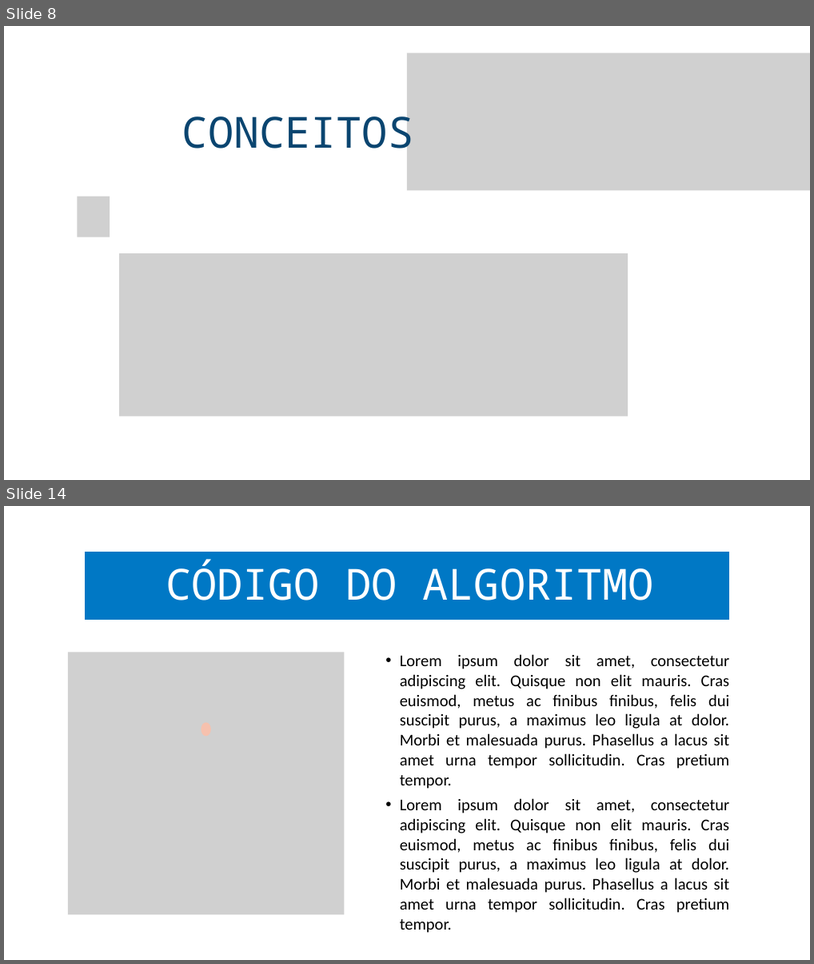
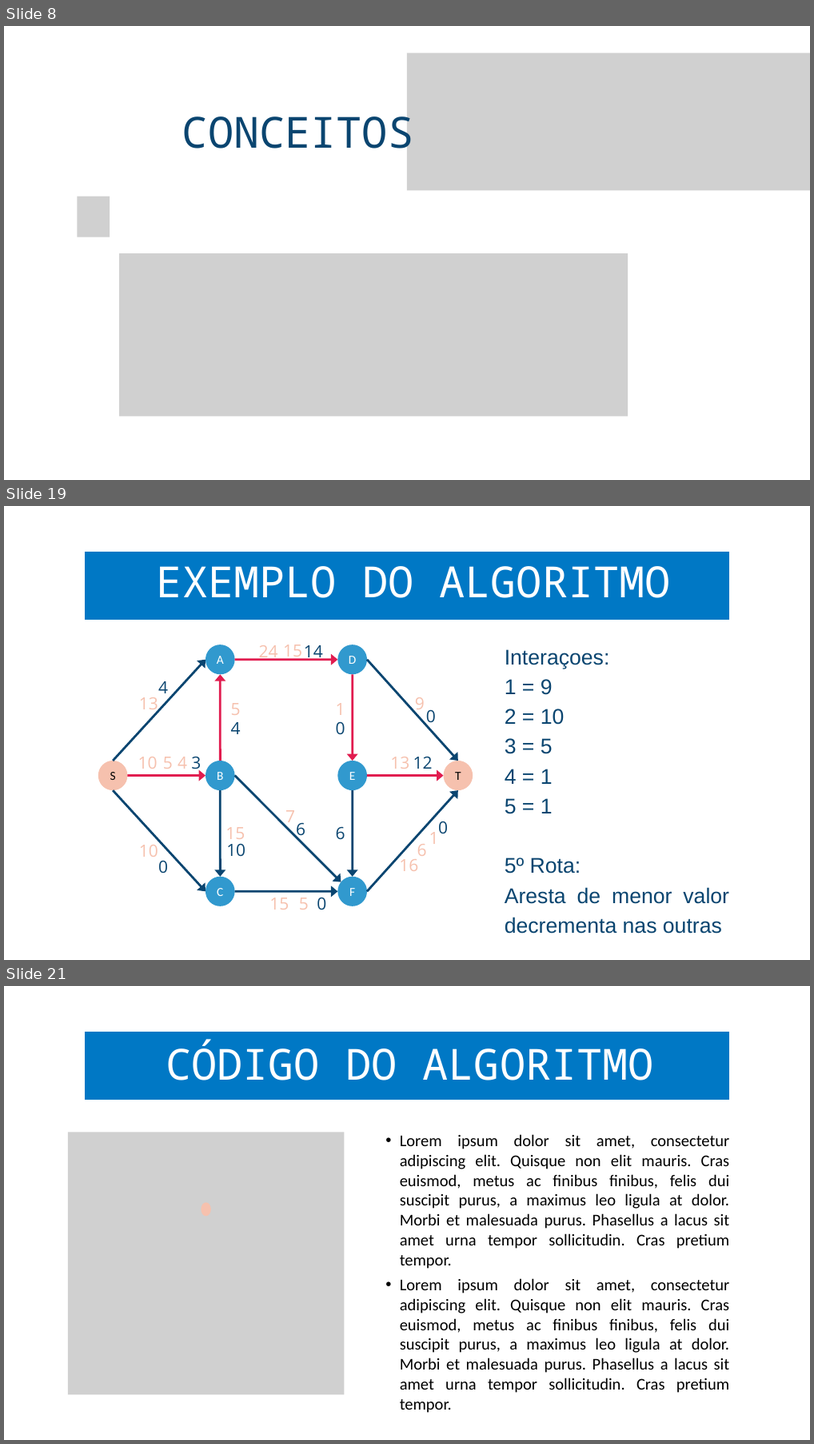
Before and after one commit to jair-ferreira-rodrigues-neto/seminario-grafos, a slide deck: docs/slides/Slides.pptx. Shown one above the other, each under a label of ours: slides 8 and 14 before the commit, slides 8, 19 and 21 after it; the slides between them are not shown. The pictures are 814x964 and 814x1444 pixels, drawn with LibreOffice and Linux fonts; fonts in the diff are those of the drawing; grey boxes stand for pictures; background and template pictures are left out. Boxes give left, top, right and bottom in pixels: in the first picture for what was removed or moved away, otherwise in the second. Text is boxed around its words. In the diff, an @@ line names an element or a change of style, - is before the commit and + after.

Commit message:
docs: adicionar slides do algoritmo com exemplo passo a passo

```diff
--- a/docs/slides/Slides.pptx
+++ b/docs/slides/Slides.pptx
@@ slide 19 added at bbox=[4, 506, 810, 960], background picture (left out) @@
@@ group added at bbox=[85, 551, 730, 933]: 41 texts, 13 arrows, 10 freeform shapes @@
+EXEMPLO DO ALGORITMO
+Interaçoes:
+1 = 9
+2 = 10
+3 = 5
+4 = 1
+5 = 1
+5º Rota:
+Aresta de menor valor decrementa nas outras
+13
+10
+13
+10
+24
+9
+1
+16
+15
+15
+6
+7
+5
+S
+A
+D
+T
+E
+B
+C
+F
+4
+15
+0
+0
+5
+6
+5
+10
+0
+1
+4
+6
+0
+3
+14
+4
+0
+12
@@ what was slide 14 is now slide 21 @@
```
Also in this commit, not shown: 4 slides changed, 9 other slides added, 3 slides removed.
